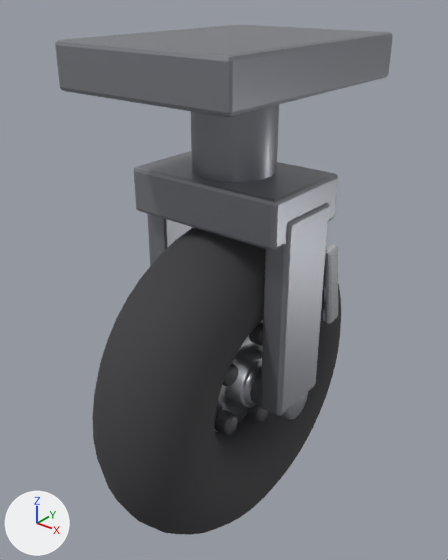
The glTF model models/wheel_light.glb as it was, and as the next commit left it.
One viewpoint serves both versions: a camera (50 mm lens) standing at (0.7, -0.905, 0.628) and looking at (-0.029, 0.006, 0.063). Lighting does not change. The marker at lower left points along +X, +Y and +Z. The older version comes first. Vertices at exactly the same position are counted once.

Names of what the first picture shows: 'wheel_light'.
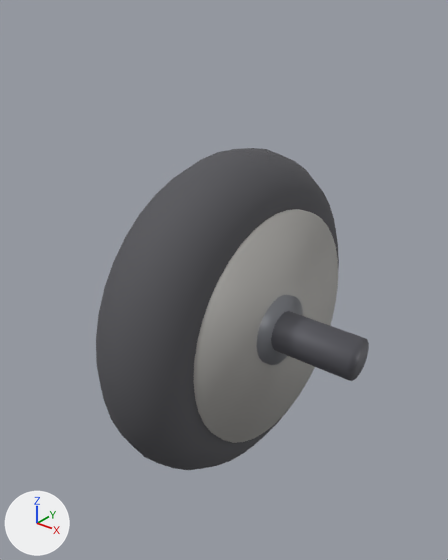
Patch to the scene script:
```diff
--- a/models/wheel_light.glb.py
+++ b/models/wheel_light.glb.py
@@ mat_hub @@
 mat_hub = principled_material('hub')
-mat_hub.base_color = (0.45, 0.46, 0.5)  # grey #b3b5bc
-mat_hub.metallic = 0.9
+mat_hub.base_color = (0.3, 0.31, 0.34)  # grey #95979e
+mat_hub.metallic = 0.65
 mat_hub.roughness = 0.28
@@ mat_rubber @@
 mat_rubber = principled_material('rubber')
-mat_rubber.base_color = (0.05, 0.05, 0.055)  # dark grey #3f3f42
+mat_rubber.base_color = (0.09, 0.09, 0.1)  # dark grey #555559
 mat_rubber.roughness = 0.9
@@ mat_rim @@
 mat_rim = principled_material('rim')
-mat_rim.base_color = (0.55, 0.57, 0.61)  # light grey #c4c7cd
-mat_rim.metallic = 0.92
-mat_rim.roughness = 0.28
+mat_rim.base_color = (0.46, 0.45, 0.43)  # grey #b5b3af
+mat_rim.metallic = 0.25
+mat_rim.roughness = 0.55
@@ me_cube @@
-me_cube.from_pydata(...)  # 3626 vertices, 7168 faces; spans x -0.18..0.18, y -0.361..0.361, z -0.511..0.54
-me_cube.materials.append(mat_strut)  # grey #95979e
-me_cube.materials.append(mat_piston)  # white #eaecf1
+me_cube.from_pydata(...)  # 880 vertices, 1744 faces; spans x -0.29..0.29, y -0.34..0.34, z -0.34..0.34
+# me_cube part 1: a new loose piece, a torus around x (ring radius 0.24, tube radius 0.1) spanning x -0.1..0.1, y -0.34..0.34, z -0.34..0.34, in mat_rubber (dark grey #555559)
+# me_cube part 2: a new loose piece, a 40-sided cylinder along x spanning x 0.031..0.113, y -0.24..0.24, z -0.24..0.24, in mat_rim (grey #b5b3af)
+# me_cube part 3: a new loose piece, a 24-sided cylinder along x spanning x -0.126..0.126, y -0.072..0.072, z -0.072..0.072, in mat_hub (grey #95979e)
+# me_cube part 4: a new loose piece, a 16-sided cylinder along x spanning x -0.29..0.29, y -0.042..0.042, z -0.042..0.042, in mat_dark (dark grey #65656c)
+# me_cube part 5: the loose piece of 880 vertices spanning x -0.116..0.116, y -0.361..0.361, z -0.511..0.211 is deleted
+# me_cube part 6: the loose piece of 512 vertices spanning x -0.07..0.07, y -0.171..0.171, z -0.32..0.02 is deleted
+# me_cube part 7: the loose piece of 150 vertices spanning x 0.022..0.09, y -0.054..0.054, z -0.206..-0.094 is deleted
+# me_cube part 8: the loose piece of 140 vertices spanning x 0.031..0.067, y 0.009..0.056, z -0.073..-0.027 is deleted
+# me_cube part 9: the loose piece of 139 vertices spanning x 0.031..0.067, y 0.009..0.056, z -0.273..-0.227 is deleted
+# me_cube part 10: the loose piece of 136 vertices spanning x 0.031..0.067, y -0.108..-0.062, z -0.235..-0.188 is deleted
+# me_cube part 11: the loose piece of 132 vertices spanning x 0.031..0.067, y -0.108..-0.062, z -0.112..-0.065 is deleted
+# me_cube part 12: the loose piece of 108 vertices spanning x -0.079..0.079, y -0.08..0.08, z 0.26..0.5 is deleted
+# me_cube part 13: the loose piece of 84 vertices spanning x -0.171..0.171, y -0.042..0.042, z -0.191..-0.109 is deleted
+# me_cube part 14: the loose piece of 56 vertices spanning x -0.18..0.18, y -0.245..0.245, z 0.46..0.54 is deleted
+# me_cube part 15: the loose piece of 56 vertices spanning x -0.172..-0.122, y -0.07..0.07, z -0.15..0.259 is deleted
+# me_cube part 16: the loose piece of 56 vertices spanning x -0.166..0.166, y -0.105..0.105, z 0.214..0.304 is deleted
+# me_cube part 17: the loose piece of 56 vertices spanning x 0.137..0.157, y 0.105..0.175, z -0.038..0.148 is deleted
+# me_cube part 18: the loose piece of 56 vertices spanning x 0.122..0.172, y -0.07..0.07, z -0.15..0.259 is deleted
+# other edits to the shape of me_cube do not show in these pictures
 me_cube.materials.append(mat_hub)
@@ me_cube @@
 me_cube.materials.append(mat_rim)
+me_cube.materials.append(mat_rim_001)  # grey #b5b3af
```

Pixel boxes (x1, y1, x2, y2) of what changed, in the pictures (448 x 560 px):
'wheel_light', recoloured, surface changed, reshaped (19% narrower, 37% shorter)
    before: (55, 24, 393, 535)
    after: (96, 148, 369, 470)
part 1 of me_cube, added
    after: (96, 148, 339, 470)
part 2 of me_cube, added
    after: (194, 209, 338, 443)
part 3 of me_cube, added
    after: (257, 295, 303, 365)
part 4 of me_cube, added
    after: (271, 311, 369, 381)
part 5 of me_cube, deleted
    before: (92, 227, 341, 535)
part 6 of me_cube, deleted
    before: (214, 320, 263, 432)
part 7 of me_cube, deleted
    before: (244, 361, 262, 406)
part 8 of me_cube, deleted
    before: (249, 322, 263, 346)
part 9 of me_cube, deleted
    before: (247, 404, 268, 422)
part 10 of me_cube, deleted
    before: (214, 410, 238, 435)
part 11 of me_cube, deleted
    before: (223, 363, 238, 386)
part 12 of me_cube, deleted
    before: (191, 105, 279, 182)
part 13 of me_cube, deleted
    before: (250, 370, 308, 419)
part 14 of me_cube, deleted
    before: (55, 24, 393, 117)
part 15 of me_cube, deleted
    before: (147, 214, 193, 266)
part 16 of me_cube, deleted
    before: (134, 151, 338, 251)
part 17 of me_cube, deleted
    before: (323, 243, 338, 324)
part 18 of me_cube, deleted
    before: (261, 203, 329, 416)
